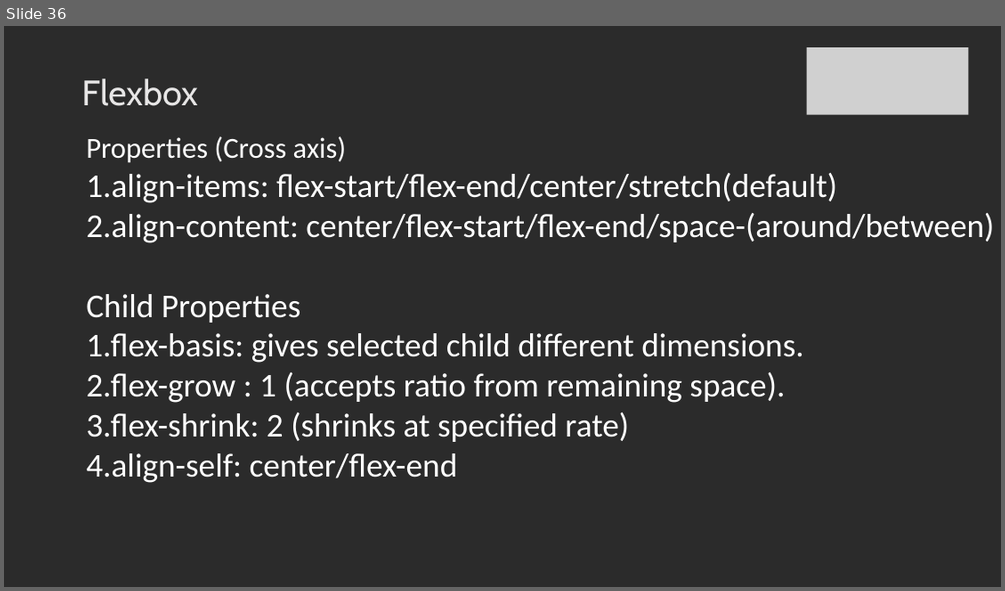
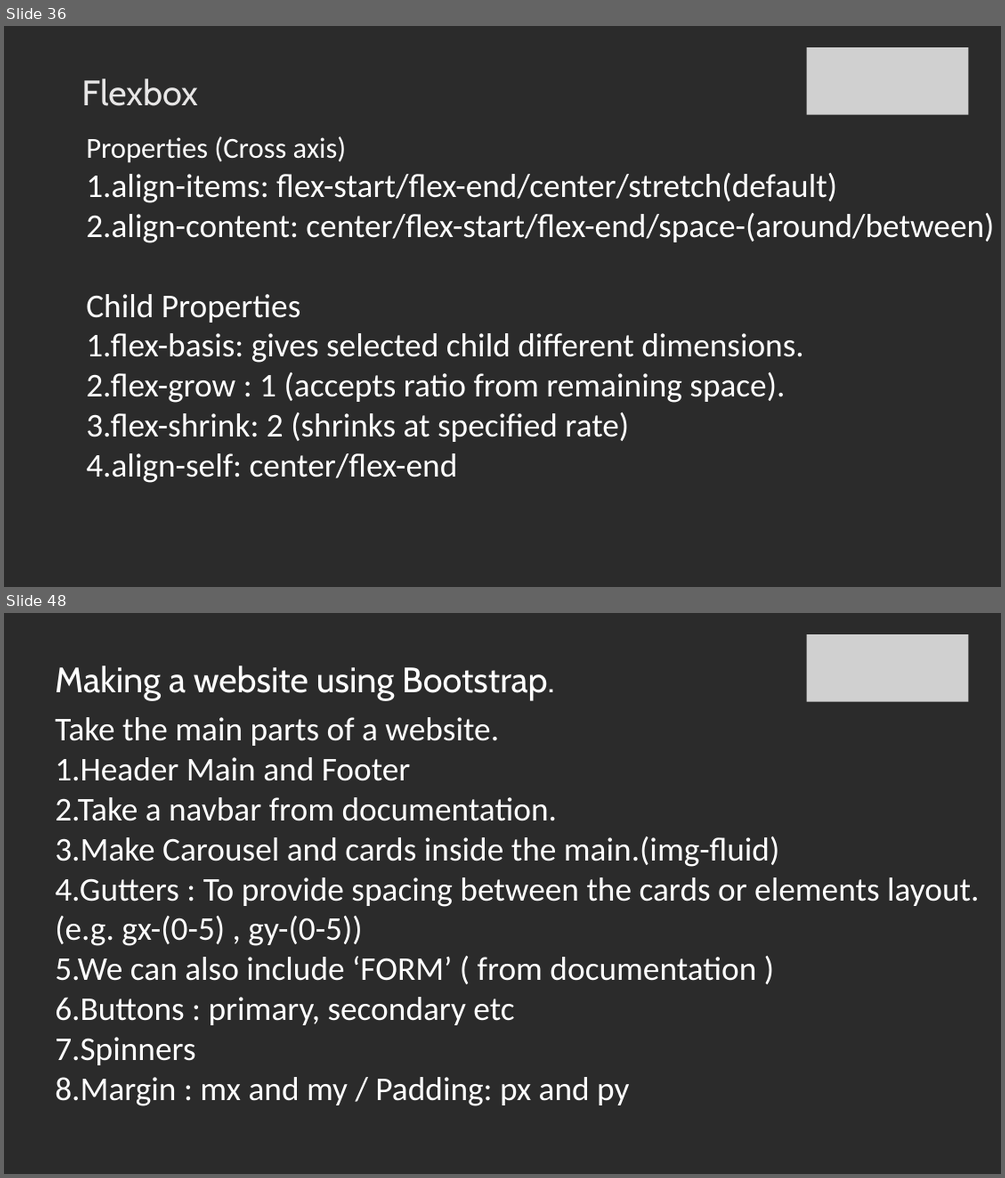
Before and after one commit to SachinBarpanda/WebDevGla, a slide deck: CSS.pptx. Shown one above the other, each under a label of ours: slide 36 before the commit, slides 36 and 48 after it; the slides between them are not shown. The pictures are 1005x591 and 1005x1178 pixels, drawn with LibreOffice and Linux fonts; fonts in the diff are those of the drawing; grey boxes stand for pictures; background and template pictures are left out; a plain dark background stands for a picture behind light text. Boxes give left, top, right and bottom in pixels: in the first picture for what was removed or moved away, otherwise in the second. Text is boxed around its words. In the diff, an @@ line names an element or a change of style, - is before the commit and + after.

```diff
--- a/CSS.pptx
+++ b/CSS.pptx
@@ slide 48 added at bbox=[4, 613, 1001, 1174], background picture (left out) @@
@@ picture added at bbox=[807, 634, 968, 702] @@
@@ title added at bbox=[55, 666, 555, 701], 34 pt, text #FFFFFF @@
+Making a website using Bootstrap.
@@ text added at bbox=[55, 717, 979, 1106], 32 pt, text #FFFFFF @@
+Take the main parts of a website.
+1.Header Main and Footer
+2.Take a navbar from documentation.
+3.Make Carousel and cards inside the main.(img-fluid)
+4.Gutters : To provide spacing between the cards or elements layout.
+(e.g. gx-(0-5) , gy-(0-5))
+5.We can also include ‘FORM’ ( from documentation )
+6.Buttons : primary, secondary etc
+7.Spinners
+8.Margin : mx and my / Padding: px and py
```
Also in this commit, not shown: 1 slide changed, 10 other slides added, 8 other files.
